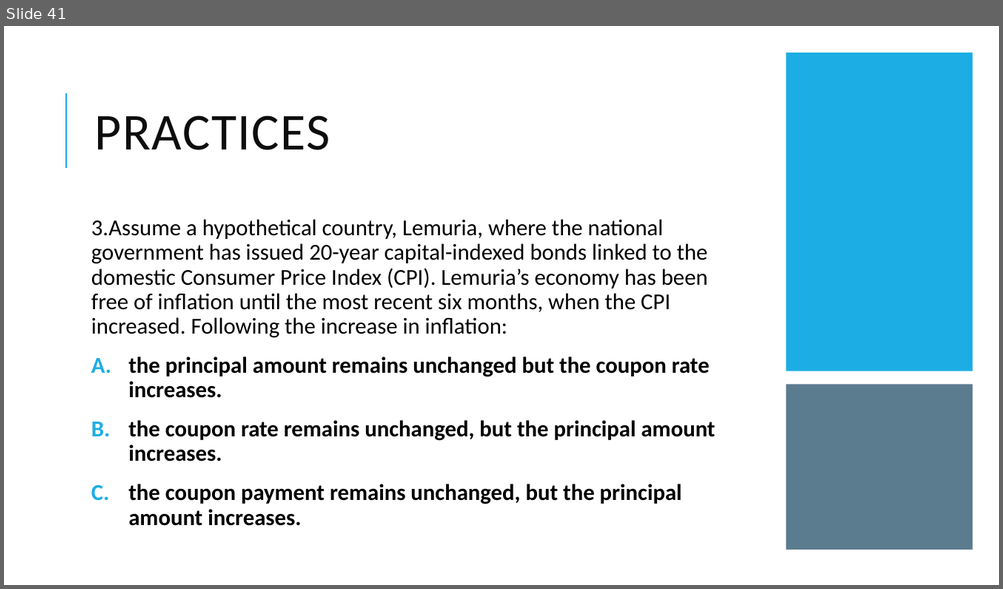
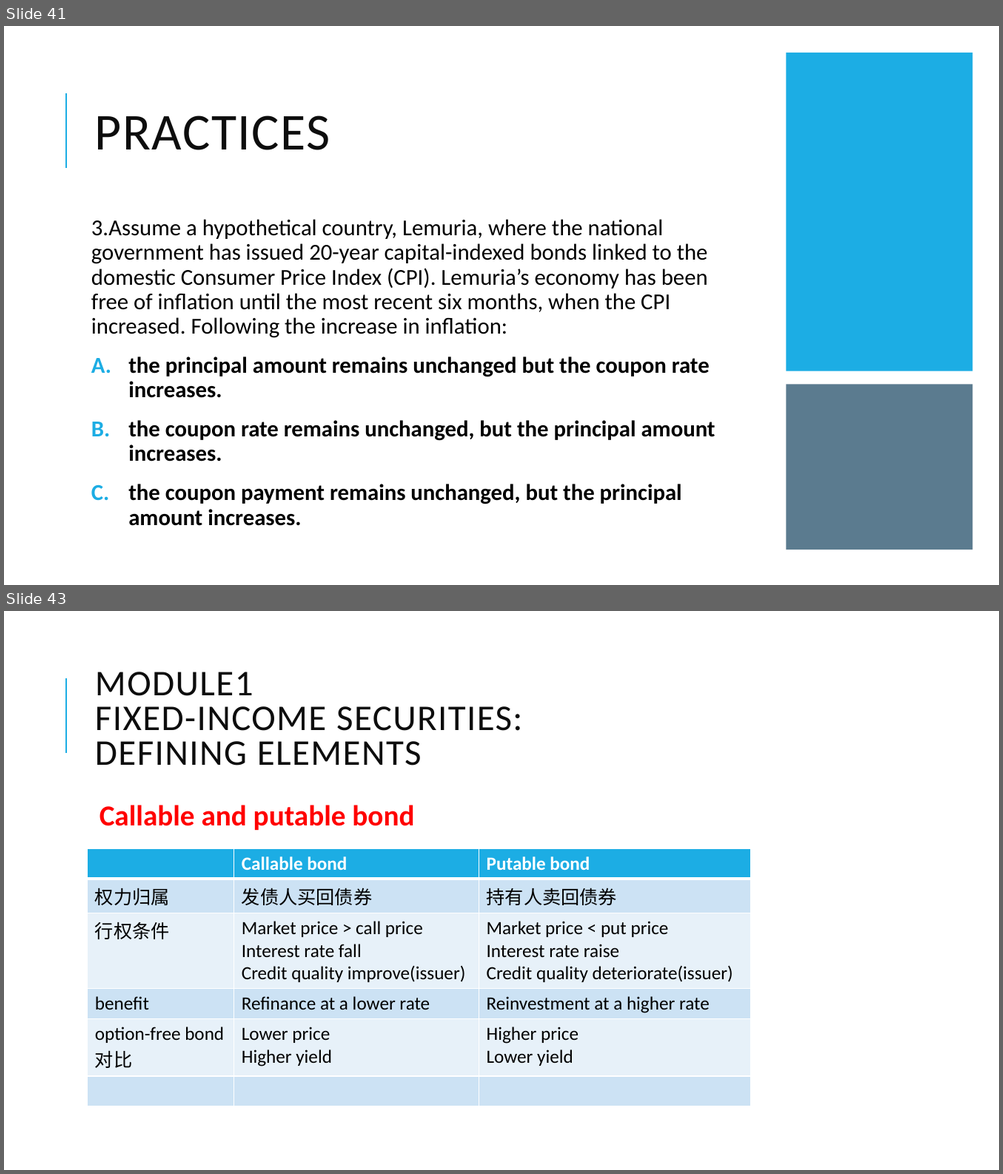
Before and after one commit to Isco0530/data, a slide deck: Fixed Income.pptx. Shown one above the other, each under a label of ours: slide 41 before the commit, slides 41 and 43 after it; the slides between them are not shown. The pictures are 1003x589 and 1003x1174 pixels, drawn with LibreOffice and Linux fonts; fonts in the diff are those of the drawing. Boxes give left, top, right and bottom in pixels: in the first picture for what was removed or moved away, otherwise in the second. Text is boxed around its words. In the diff, an @@ line names an element or a change of style, - is before the commit and + after.

```diff
--- a/Fixed Income.pptx
+++ b/Fixed Income.pptx
@@ slide 43 added at [4,611,999,1170], background #FFFFFF; not listed: 1 template element that a slide beside it also shows @@
@@ title added at [95,672,522,766], 35 pt, text #0D0D0D @@
+MODULE1
+FIXED-INCOME SECURITIES:
+DEFINING ELEMENTS
@@ text added at [99,805,414,830], 28 pt, text #FF0000, bold @@
+  Callable and putable bond
@@ table added at [88,849,750,1096], 6 rows, 3 columns @@
+ | Callable bond | Putable bond
+权力归属 | 发债人买回债券 | 持有人卖回债券
+行权条件 | Market price > call price / Interest rate fall / Credit quality improve(issuer) | Market price < put price / Interest rate raise / Credit quality deteriorate(issuer)
+benefit | Refinance at a lower rate | Reinvestment at a higher rate
+option-free bond 对比 | Lower price / Higher yield | Higher price / Lower yield
+ |  | 
```
Also in this commit, not shown: 6 other slides added.
